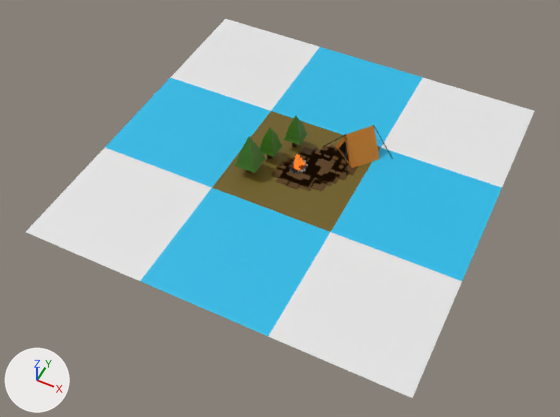
The glTF model public/models/scene.glb, before and after one commit.
Both versions are drawn from a 50 mm lens placed at (36.2, -79.0, 87.3), pointed at (0.4, -7.3, -2.3). The axes (+X, +Y, +Z) are drawn at lower left. The lights are the same throughout. Where no turn or scale is listed for an object, it has been applied to the vertices.

The scene before the commit, as lines of its bpy script (objects in view):
```python
ob_dirt = bpy.data.objects.new('Dirt', me_plane_002)
ob_dirt.location = (0.8, -0.9, 0.1)
ob_plane_001 = bpy.data.objects.new('Plane.001', me_plane_040)
ob_plane_001.location = (0.0, 20.0, 0.0)
ob_plane_002 = bpy.data.objects.new('Plane.002', me_plane_041)
ob_plane_002.location = (20.0, 0.0, 0.0)
ob_plane_003 = bpy.data.objects.new('Plane.003', me_plane_042)
ob_plane_003.location = (0.0, -20.0, 0.0)
ob_plane_004 = bpy.data.objects.new('Plane.004', me_plane_043)
ob_plane_004.location = (-20.0, 0.0, 0.0)
ob_plane_005 = bpy.data.objects.new('Plane.005', me_plane_044)
ob_plane_005.location = (20.0, 20.0, 0.0)
ob_plane_006 = bpy.data.objects.new('Plane.006', me_plane_045)
ob_plane_006.location = (20.0, -20.0, 0.0)
ob_plane_007 = bpy.data.objects.new('Plane.007', me_plane_046)
ob_plane_007.location = (-20.0, 20.0, 0.0)
ob_plane_008 = bpy.data.objects.new('Plane.008', me_plane_047)
ob_plane_008.location = (-20.0, -20.0, 0.0)
# also in view: 'Tent' at (7.1, 7.2, 2.5); 'Plane' at (0.0, 0.0, 0.0)
```
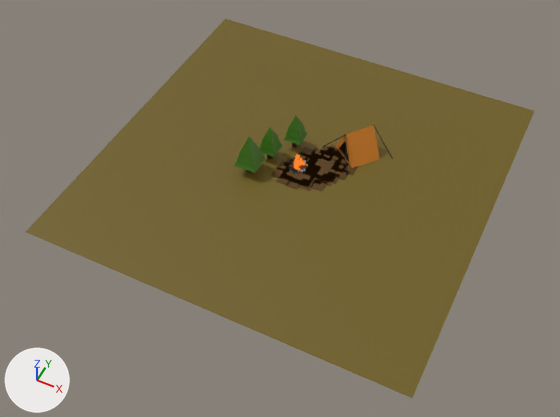
Commit message: Grass test

Pixel boxes [x1, y1, x2, y2] of what changed, in the pictures (560 x 417 px):
'Plane.006', recoloured (white to brown)
    both: [268, 232, 462, 398]
'Plane.003', recoloured
    both: [140, 188, 330, 336]
'Plane.008', recoloured
    both: [26, 148, 212, 281]
'Plane.002', recoloured (cyan to brown)
    both: [331, 148, 502, 281]
'Plane.005', recoloured (white to brown)
    both: [381, 78, 534, 187]
'Plane.004', recoloured
    both: [105, 78, 270, 187]
'Plane.001', recoloured (cyan to brown)
    both: [271, 47, 423, 147]
'Plane.007', recoloured (white to brown)
    both: [170, 19, 320, 111]

The change, as a diff of the scene's bpy script:
```diff
--- a/public/models/scene.glb.py
+++ b/public/models/scene.glb.py
@@ me_plane_040 @@
 me_plane_040.from_pydata(...)  # 4 vertices, 2 faces; spans x -10.0..10.0, y -10.0..10.0, z 0.0
-me_plane_040.materials.append(mat_wing)  # cyan #23bbe7
+me_plane_040.materials.append(mat_material_006)  # brown #6e5d19
@@ me_plane_041 @@
 me_plane_041.from_pydata(...)  # 4 vertices, 2 faces; spans x -10.0..10.0, y -10.0..10.0, z 0.0
-me_plane_041.materials.append(mat_wing)  # cyan #23bbe7
+me_plane_041.materials.append(mat_material_006)  # brown #6e5d19
@@ me_plane_042 @@
 me_plane_042.from_pydata(...)  # 4 vertices, 2 faces; spans x -10.0..10.0, y -10.0..10.0, z 0.0
-me_plane_042.materials.append(mat_wing)  # cyan #23bbe7
+me_plane_042.materials.append(mat_material_006)  # brown #6e5d19
@@ me_plane_043 @@
 me_plane_043.from_pydata(...)  # 4 vertices, 2 faces; spans x -10.0..10.0, y -10.0..10.0, z 0.0
-me_plane_043.materials.append(mat_wing)  # cyan #23bbe7
+me_plane_043.materials.append(mat_material_006)  # brown #6e5d19
@@ me_plane_044 @@
 me_plane_044.from_pydata(...)  # 4 vertices, 2 faces; spans x -10.0..10.0, y -10.0..10.0, z 0.0
+me_plane_044.materials.append(mat_material_006)  # brown #6e5d19
@@ me_plane_045 @@
 me_plane_045.from_pydata(...)  # 4 vertices, 2 faces; spans x -10.0..10.0, y -10.0..10.0, z 0.0
+me_plane_045.materials.append(mat_material_006)  # brown #6e5d19
@@ me_plane_046 @@
 me_plane_046.from_pydata(...)  # 4 vertices, 2 faces; spans x -10.0..10.0, y -10.0..10.0, z 0.0
+me_plane_046.materials.append(mat_material_006)  # brown #6e5d19
@@ me_plane_047 @@
 me_plane_047.from_pydata(...)  # 4 vertices, 2 faces; spans x -10.0..10.0, y -10.0..10.0, z 0.0
+me_plane_047.materials.append(mat_material_006)  # brown #6e5d19
```
